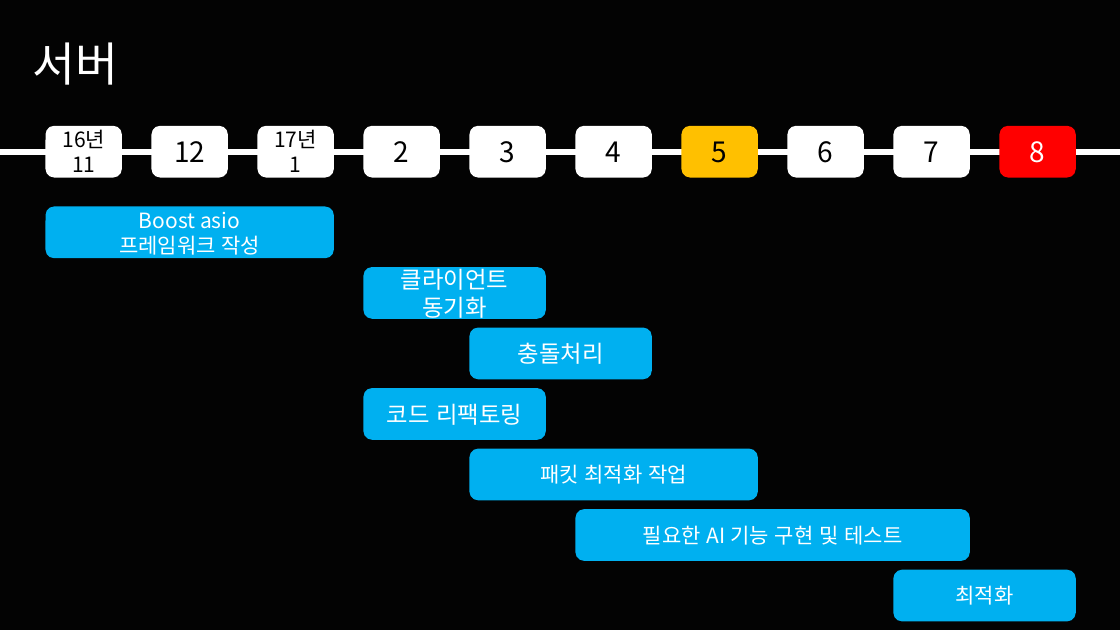
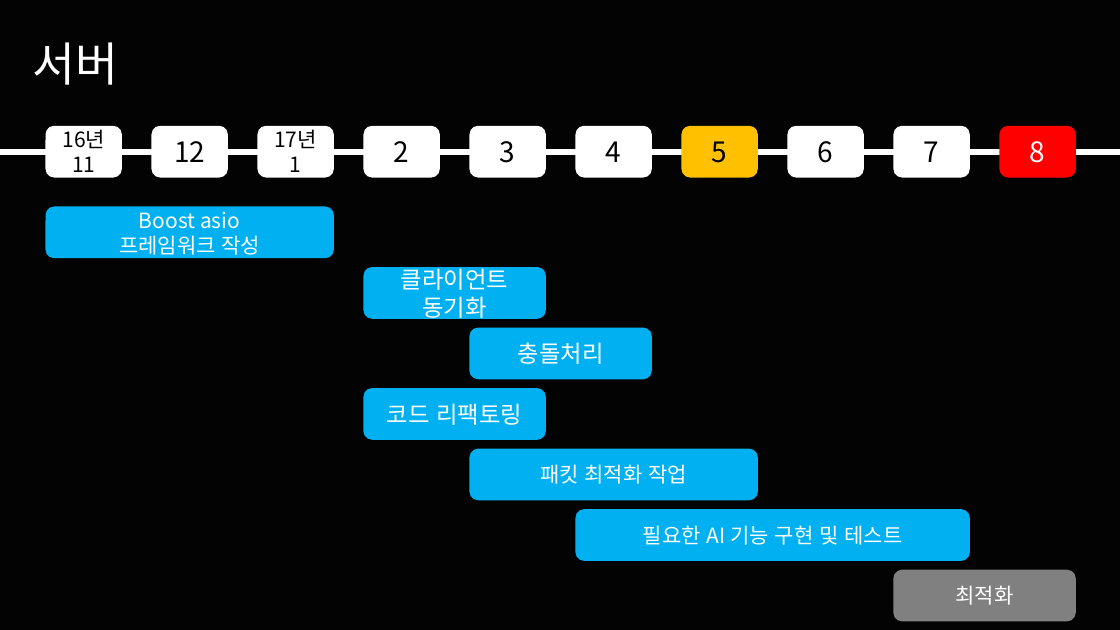
Before and after one commit to korleinster/gamebusdriver, a slide deck: slide 25 of documents/노루막이_김형준_신창섭_홍승필_허지훈.pptx. Drawn at 1120x630 pixels with LibreOffice and Linux fonts; fonts in the diff are those of the drawing; background and template pictures are left out. Boxes give left, top, right and bottom in pixels: in the first picture for what was removed or moved away, otherwise in the second. Text is boxed around its words. In the diff, an @@ line names an element or a change of style, - is before the commit and + after.

Commit message:
[김형준] ppt 제안서 색깔 수정
띠용

```diff
--- a/documents/노루막이_김형준_신창섭_홍승필_허지훈.pptx
+++ b/documents/노루막이_김형준_신창섭_홍승필_허지훈.pptx
@@ rounded rectangle "최적화" at bbox=[894, 570, 1076, 622]: fill #00B0F0 to #808080 @@
```
